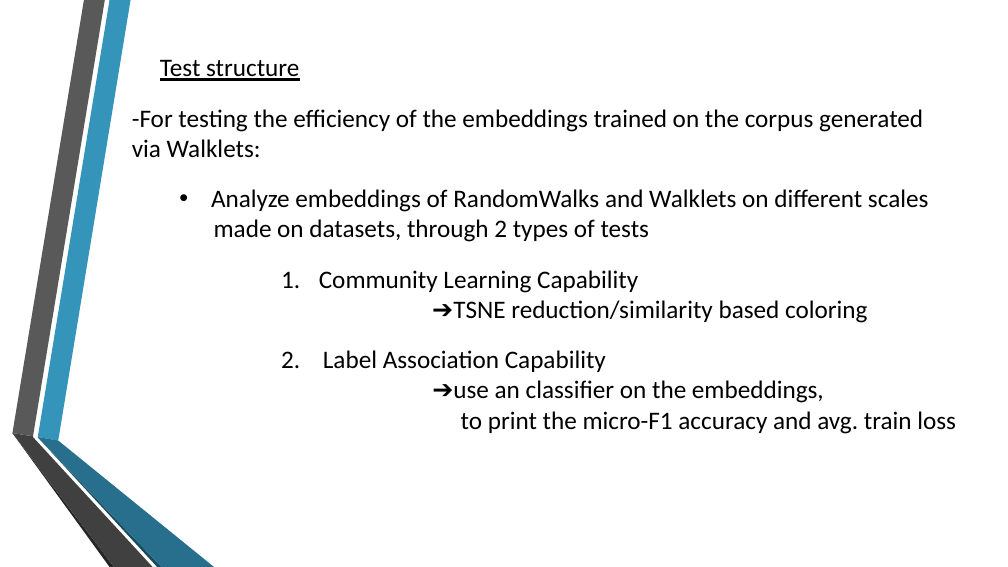
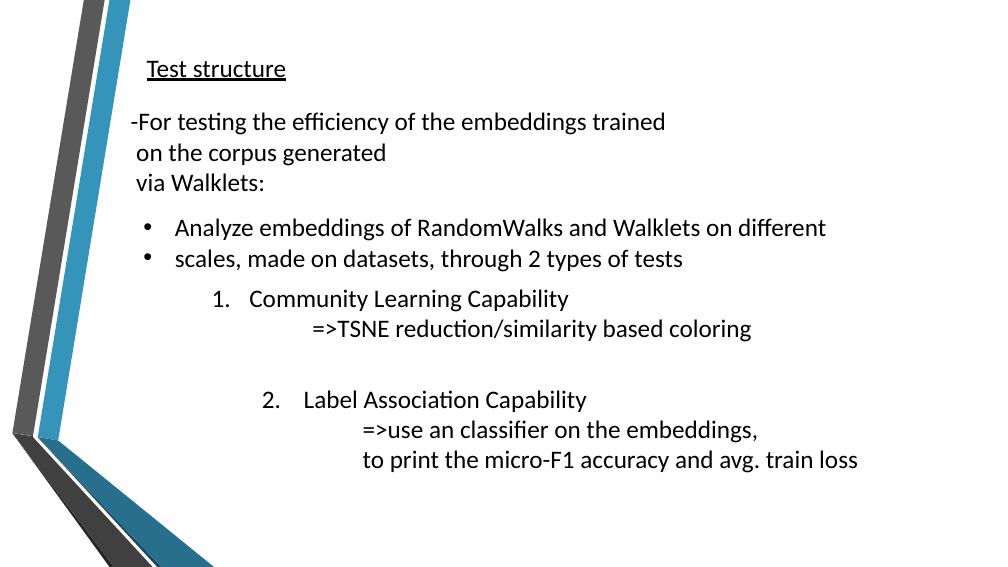
Before and after one commit to Edward326/WalkletsEmbeddings, a slide deck: slide 15 of walklets_embedding/docs/Walklets.pptx (slide 16 before the commit). Drawn at 1008x567 pixels with LibreOffice and Linux fonts; fonts in the diff are those of the drawing; background and template pictures are left out. Boxes give left, top, right and bottom in pixels: in the first picture for what was removed or moved away, otherwise in the second. Text is boxed around its words. In the diff, an @@ line names an element or a change of style, - is before the commit and + after.

```diff
--- a/walklets_embedding/docs/Walklets.pptx
+++ b/walklets_embedding/docs/Walklets.pptx
@@ text "Test structure": place and size @@
-text "Test structure" at [160,59,299,81]
+text "Test structure" at [147,60,286,81]
@@ text at [131,112,666,166]: text changed @@
--For testing the efficiency of the embeddings trained on the corpus generated
+-For testing the efficiency of the embeddings trained
+on the corpus generated
@@ text at [175,218,826,272]: text changed @@
-• Analyze embeddings of RandomWalks and Walklets on different scales
-made on datasets, through 2 types of tests
+• Analyze embeddings of RandomWalks and Walklets on different
+• scales, made on datasets, through 2 types of tests
@@ text "Community Learning Capability": place and size @@
-text "Community Learning Capability" at [319,270,867,323]
+text "Community Learning Capability" at [249,289,751,342]
@@ text at [312,319,751,342]: text changed @@
-➔TSNE reduction/similarity based coloring
+=>TSNE reduction/similarity based coloring
@@ text "2. Label Association Capability": place and size @@
-text "2. Label Association Capability" at [281,350,956,434]
+text "2. Label Association Capability" at [262,390,858,473]
@@ outline redrawn in 5 elements at [38,0,131,440], [12,433,114,567], [38,437,215,567], [12,433,152,567], [38,437,161,566] @@
@@ text at [363,420,758,443]: text changed @@
-➔use an classifier on the embeddings,
+=>use an classifier on the embeddings,
```
Also in this commit, not shown: 21 other slides changed, 1 slide added, 2 slides removed, 1 other file.
